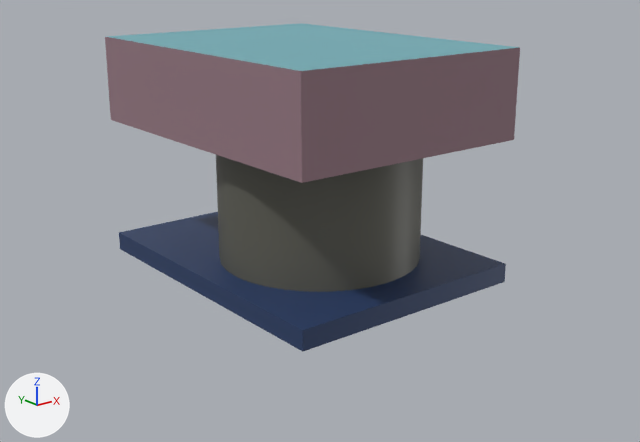
Before and after pictures for a commit that changed the Blender file public/assets/tower.blend.
Both versions are drawn from a camera (50 mm lens) standing at (-0.278, -1.046, 0.228) and looking at (0.002, -0.697, 0.088). Arrows for +X, +Y and +Z are at lower left; the lights stay in place.

Names of what the first picture shows: 'stand', 'turret'.
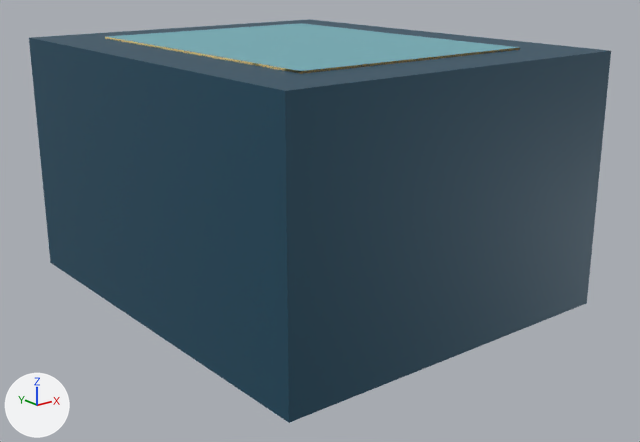
Location of each change, [x1, y1, x2, y2] in pixels of the pictures (640 x 442 px):
'base', shown (blue): after [29, 19, 611, 423]
'turret', recoloured: [105, 23, 520, 252] in both
'stand', recoloured: [119, 212, 506, 351] in both

The change, as a list of edits to the scene's bpy script:
```text
Change mat_table_turret:
    mat_table_turret.base_color: (0.319, 0.202, 0.238) -> (1.0, 0.708, 0.301)  # purple #997c86 -> beige #ffdb95
Change mat_floor_stand:
    mat_floor_stand.base_color: (0.0222, 0.0482, 0.133) -> (0.0137, 0.0742, 0.125)  # dark blue #293e66 -> dark blue #1f4d63
Change mat_table_center_base:
    mat_table_center_base.base_color: (0.319, 0.202, 0.238) -> (0.0137, 0.0742, 0.125)  # purple #997c86 -> dark blue #1f4d63
    mat_table_center_base.roughness: 0.8 -> 0.5
Change ob_base:
    remove ob_base.hide_set(True)
```
